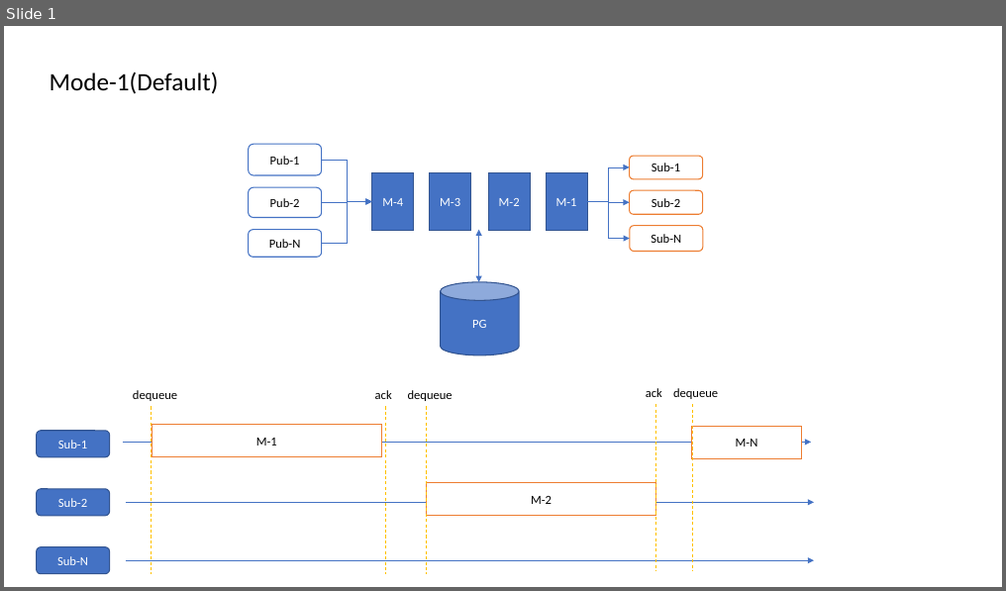
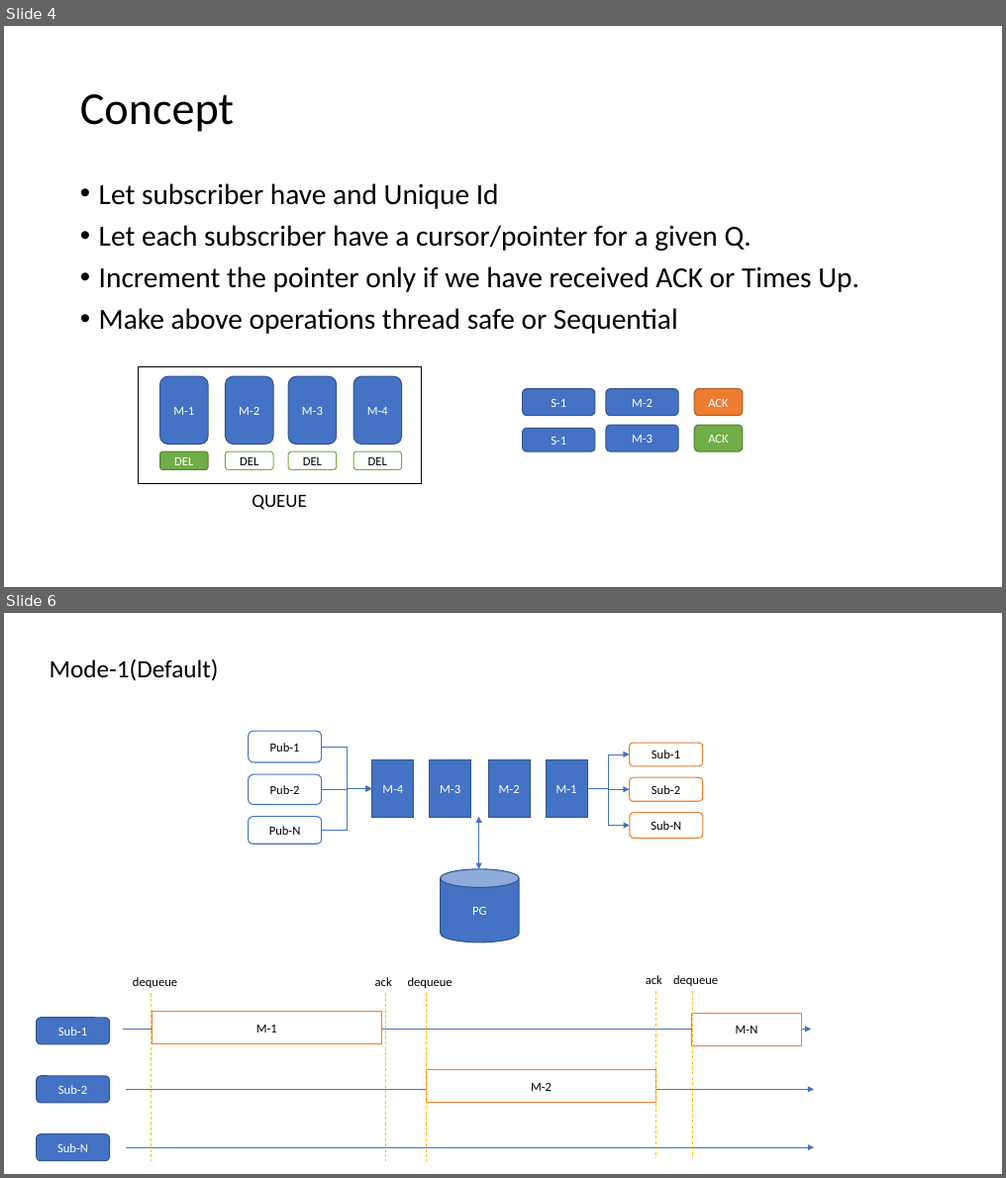
Before and after one commit to LRagji/pg-queue, a slide deck: docs/Modes.pptx. Shown one above the other, each under a label of ours: slide 1 before the commit, slides 4 and 6 after it; the slides between them are not shown. The pictures are 1006x591 and 1006x1178 pixels, drawn with LibreOffice and Linux fonts; fonts in the diff are those of the drawing. Boxes give left, top, right and bottom in pixels: in the first picture for what was removed or moved away, otherwise in the second. Text is boxed around its words. In the diff, an @@ line names an element or a change of style, - is before the commit and + after.

```diff
--- a/docs/Modes.pptx
+++ b/docs/Modes.pptx
@@ slide 4 added at [4, 26, 1002, 587], background #FFFFFF @@
@@ title added at [80, 94, 234, 132], 44 pt, text #000000 @@
+Concept
@@ text added at [99, 183, 859, 334], 28 pt, text #000000 @@
+• Let subscriber have and Unique Id
+• Let each subscriber have a cursor/pointer for a given Q.
+• Increment the pointer only if we have received ACK or Times Up.
+• Make above operations thread safe or Sequential
@@ rectangle added at [138, 368, 422, 484], outline #000000 0.75 pt @@
@@ rounded rectangle added at [159, 376, 208, 445], fill #4472C4, outline #325491 1 pt, 12 pt, text #FFFFFF @@
+M-1
@@ rounded rectangle added at [226, 376, 273, 445], fill #4472C4, outline #325491 1 pt, 12 pt, text #FFFFFF @@
+M-2
@@ rounded rectangle added at [288, 376, 337, 445], fill #4472C4, outline #325491 1 pt, 12 pt, text #FFFFFF @@
+M-3
@@ rounded rectangle added at [353, 376, 402, 445], fill #4472C4, outline #325491 1 pt, 12 pt, text #FFFFFF @@
+M-4
@@ rounded rectangle added at [523, 389, 595, 416], fill #4472C4, outline #325491 1 pt, 12 pt, text #FFFFFF @@
+S-1
@@ rounded rectangle added at [606, 389, 678, 416], fill #4472C4, outline #325491 1 pt, 12 pt, text #FFFFFF @@
+M-2
@@ rounded rectangle added at [694, 389, 743, 416], fill #ED7D31, outline #AF5C24 1 pt, 12 pt, text #FFFFFF @@
+ACK
@@ rounded rectangle added at [523, 429, 595, 452], fill #4472C4, outline #325491 1 pt, 12 pt, text #FFFFFF @@
+S-1
@@ rounded rectangle added at [606, 425, 678, 452], fill #4472C4, outline #325491 1 pt, 12 pt, text #FFFFFF @@
+M-3
@@ rounded rectangle added at [694, 425, 743, 452], fill #70AD47, outline #538035 1 pt, 12 pt, text #FFFFFF @@
+ACK
@@ rounded rectangle added at [159, 452, 208, 470], fill #70AD47, outline #538035 1 pt, 12 pt, text #FFFFFF @@
+DEL
@@ rounded rectangle added at [226, 452, 273, 470], fill #FFFFFF, outline #70AD47 1 pt, 12 pt, text #000000 @@
+DEL
@@ rounded rectangle added at [288, 452, 337, 470], fill #FFFFFF, outline #70AD47 1 pt, 12 pt, text #000000 @@
+DEL
@@ rounded rectangle added at [353, 452, 402, 470], fill #FFFFFF, outline #70AD47 1 pt, 12 pt, text #000000 @@
+DEL
@@ text added at [252, 494, 306, 510], 18 pt, text #000000 @@
+QUEUE
@@ what was slide 1 is now slide 6 @@
```
Also in this commit, not shown: 4 other slides added, 4 other files.
